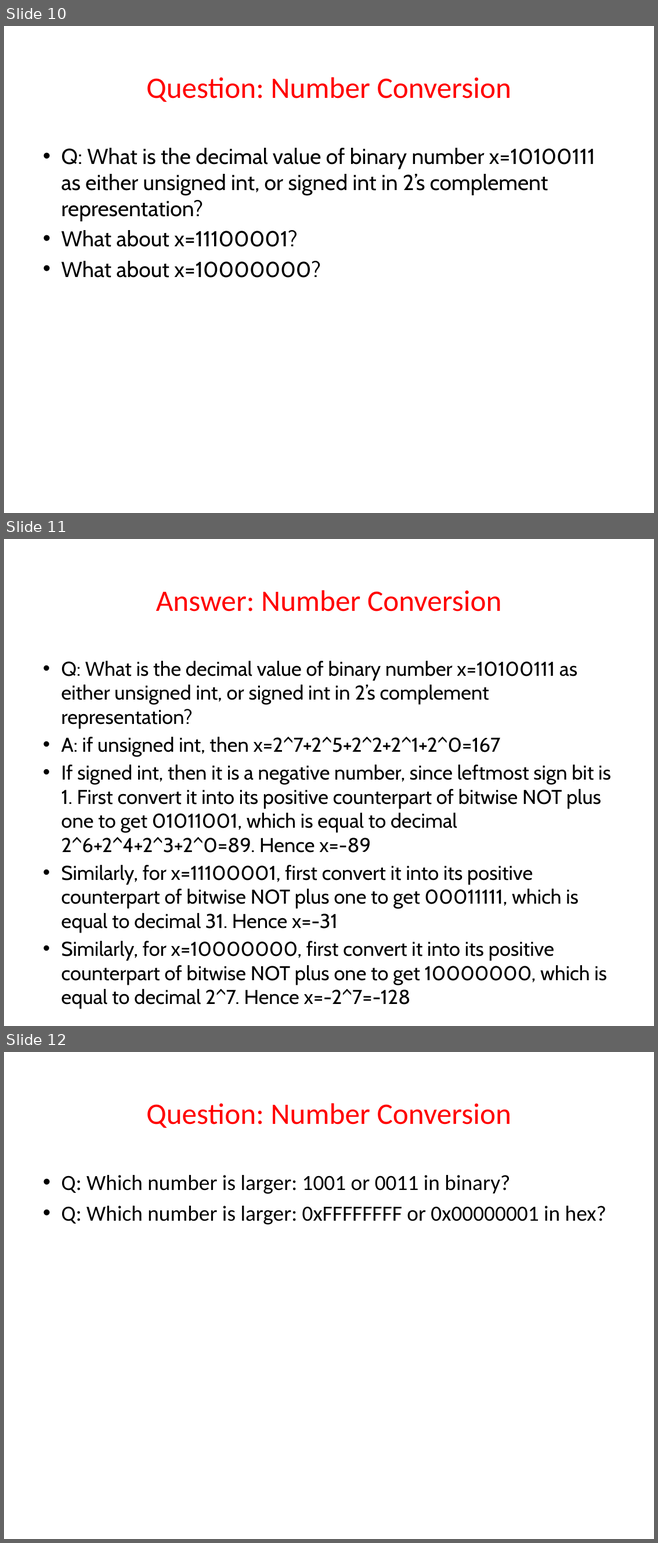
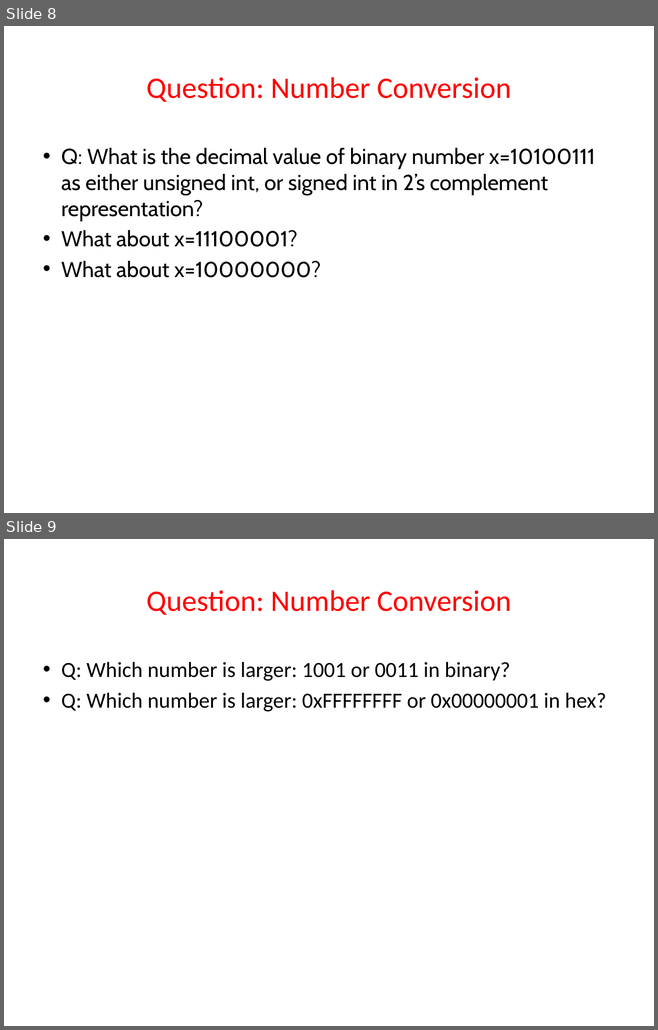
Before and after one commit to guhofstra/CSC111Fa25, a slide deck: PPTs/L1 Data Representation Exercises.pptx. Shown one above the other, each under a label of ours: slides 10, 11 and 12 before the commit, slides 8 and 9 after it. The pictures are 658x1543 and 658x1030 pixels, drawn with LibreOffice and Linux fonts; fonts in the diff are those of the drawing. Boxes give left, top, right and bottom in pixels: in the first picture for what was removed or moved away, otherwise in the second. Text is boxed around its words. In the diff, an @@ line names an element or a change of style, - is before the commit and + after.

```diff
--- a/PPTs/L1 Data Representation Exercises.pptx
+++ b/PPTs/L1 Data Representation Exercises.pptx
@@ slide 11 removed at (x1=4, y1=539, x2=654, y2=1026), background #FFFFFF @@
@@ title removed at (x1=156, y1=590, x2=502, y2=611) @@
-Answer: Number Conversion
@@ text removed at (x1=61, y1=661, x2=611, y2=1009) @@
-• Q: What is the decimal value of binary number x=10100111 as either unsigned int, or signed int in 2’s complement representation?
-• A: if unsigned int, then x=2^7+2^5+2^2+2^1+2^0=167
-• If signed int, then it is a negative number, since leftmost sign bit is 1. First convert it into its positive counterpart of bitwise NOT plus one to get 01011001, which is equal to decimal 2^6+2^4+2^3+2^0=89. Hence x=-89
-• Similarly, for x=11100001, first convert it into its positive counterpart of bitwise NOT plus one to get 00011111, which is equal to decimal 31. Hence x=-31
-• Similarly, for x=10000000, first convert it into its positive counterpart of bitwise NOT plus one to get 10000000, which is equal to decimal 2^7. Hence x=-2^7=-128
@@ what was slide 10 is now slide 8 @@
@@ what was slide 12 is now slide 9 @@
```
Also in this commit, not shown: 4 slides changed, 10 other slides removed, 43 other files.
